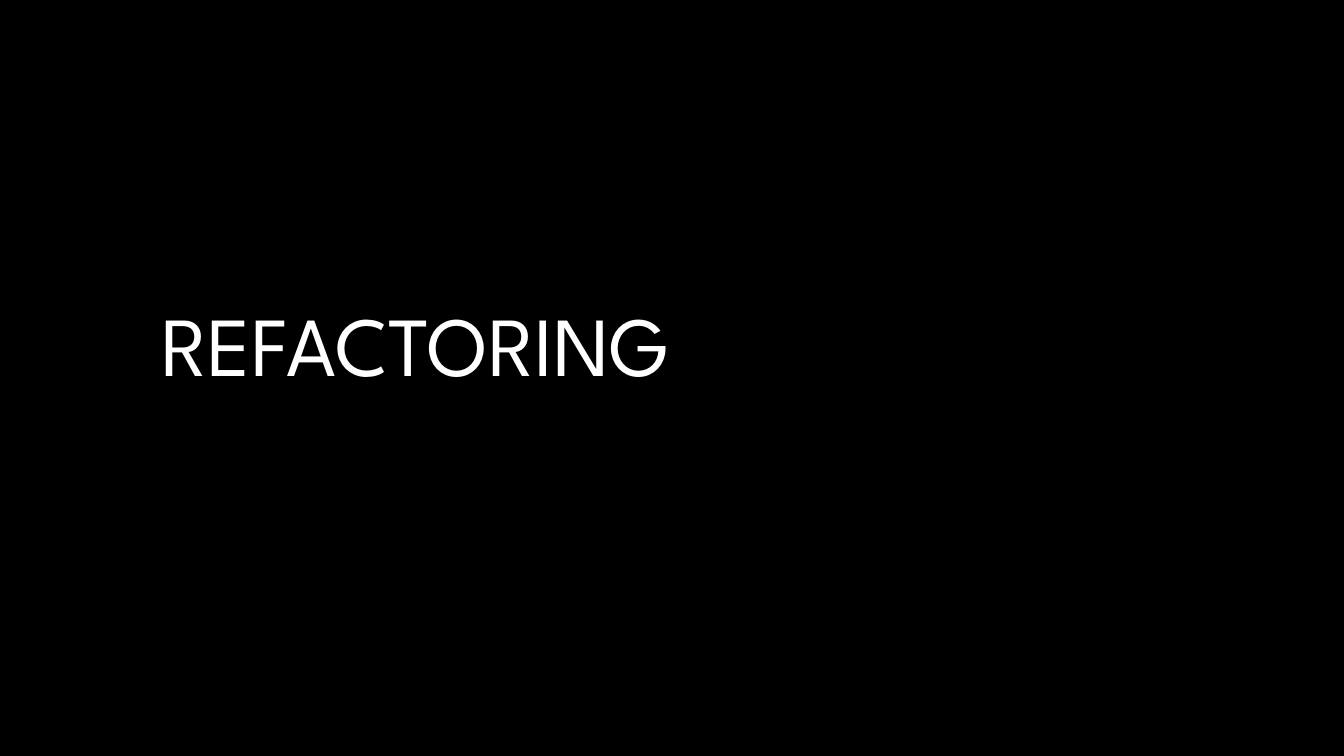
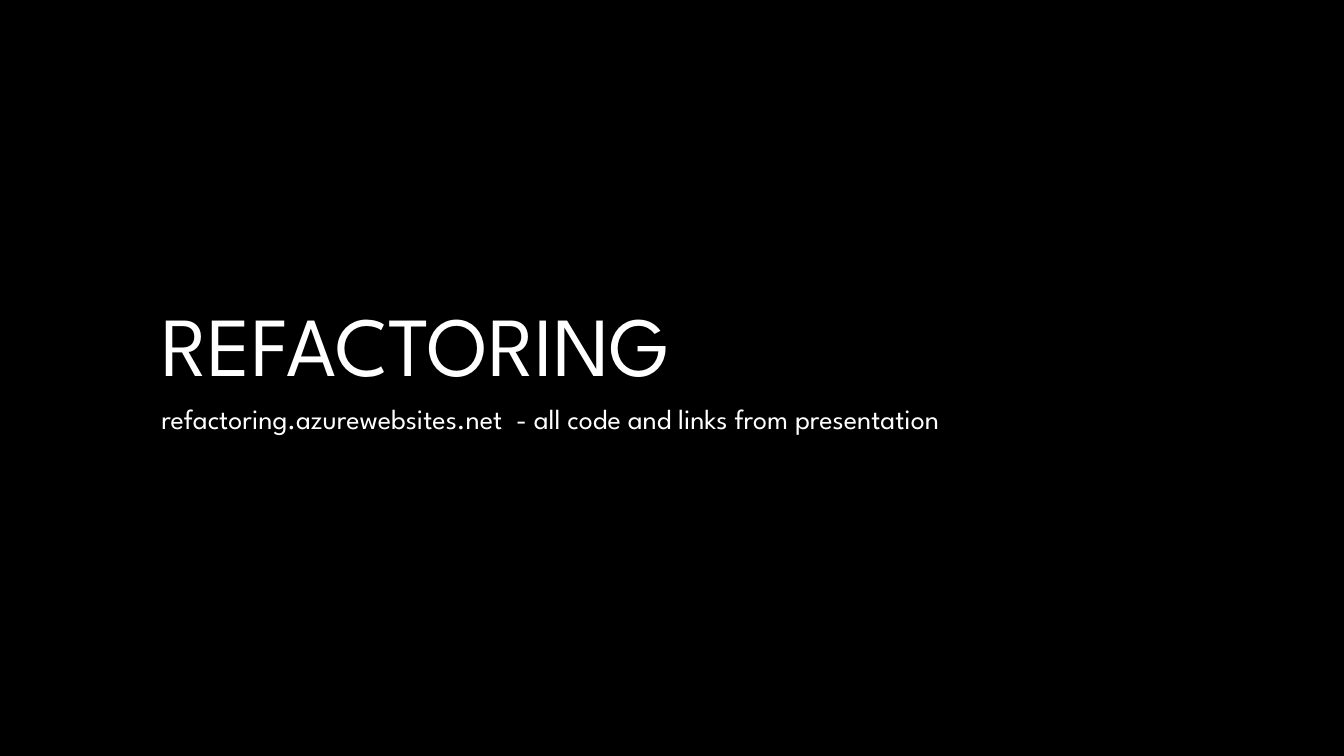
Before and after one commit to djhmateer/RefactoringBusiness, a slide deck: slide 1 of Documents/Refactoring.pptx. Drawn at 1344x756 pixels with LibreOffice and Linux fonts; fonts in the diff are those of the drawing; background and template pictures are left out. Boxes give left, top, right and bottom in pixels: in the first picture for what was removed or moved away, otherwise in the second. Text is boxed around its words. In the diff, an @@ line names an element or a change of style, - is before the commit and + after.

```diff
--- a/Documents/Refactoring.pptx
+++ b/Documents/Refactoring.pptx
@@ subtitle added at bbox=[161, 409, 939, 435], 20 pt, text #FFFFFF @@
+refactoring.azurewebsites.net - all code and links from presentation
```
Also in this commit, not shown: 1 slide added, 1 slide removed, 1 other file.
